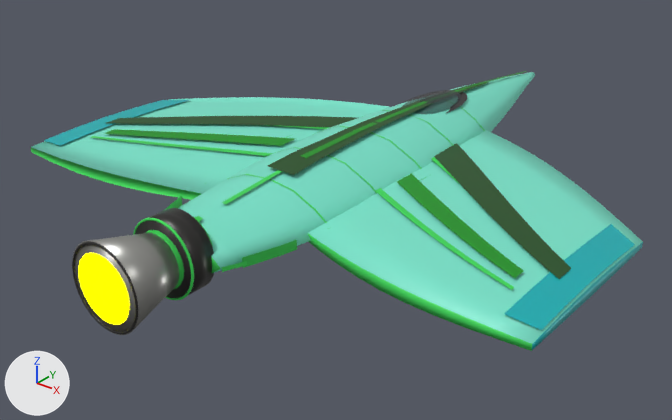
Two versions of the glTF model ThoriumGap_JS/models/Ship_ManraRay_766613.glb, one commit apart.
Rendered twice from a 50 mm lens placed at (5.89, -8.33, 4.11), pointed at (-0.15, -0.77, -0.57). Arrows for +X, +Y and +Z are at lower left; the lights stay in place. The first picture is the older version. Where no turn or scale is listed for an object, it has been applied to the vertices.

In view in the first picture: 'DorsalKeel_DarkCenterSpine', 'EngineBell_CentralMainRocketNozzle', 'EngineEmitter', 'EngineGill_Right_AftExhaustVent', 'EngineMount_AftCentralTailBlock', 'EngineMount_AftOuterTrimRing', 'Fuselage_CentralRayHull_FacetedAeroBody', 'HullPanelBand_01_RayBodyContour', 'HullPanelBand_02_RayBodyContour', 'HullPanelBand_03_RayBodyContour', 'HullPanelBand_04_RayBodyContour', 'HullPanelBand_05_RayBodyContour', 'PaintDorsalSweep_PrimaryMantaArrow', 'PaintWingSweep_Left_PrimaryLongArc_Top', 'PaintWingSweep_Left_SecondaryLowerArc_Top', 'PaintWingSweep_Right_PrimaryLongArc_Top', 'PaintWingSweep_Right_SecondaryLowerArc_Top', 'WingPanelLine_Left_PrimaryRayBone_Top', 'WingPanelLine_Left_RearRayBone_Top', 'WingPanelLine_Right_PrimaryRayBone_Top', 'WingPanelLine_Right_RearRayBone_Top', 'WingTipTrim_Right_HardCutOuterPlate_Top', 'Wing_Left_MantaAerofoil', 'Wing_Right_MantaAerofoil' and 8 more.
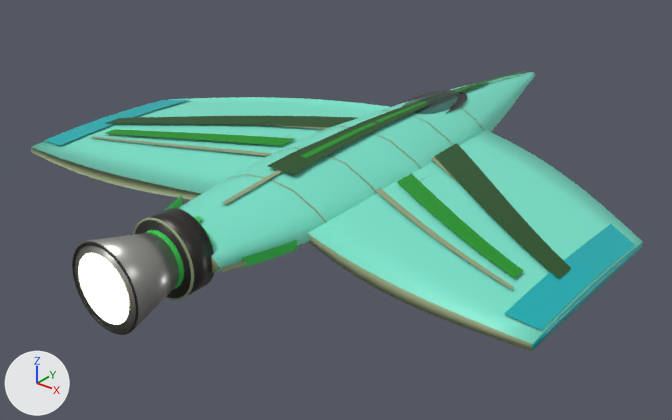
Where the change shows, as pixel boxes [x1, y1, x2, y2] in the pictures (672 x 420 px):
'Wing_Right_MantaAerofoil', recoloured
    both: [308, 130, 535, 351]
'Fuselage_CentralRayHull_FacetedAeroBody', recoloured
    both: [187, 108, 486, 273]
'Wing_Left_MantaAerofoil', recoloured
    both: [31, 126, 324, 200]
'EngineEmitter', recoloured (yellow to beige)
    both: [78, 253, 129, 325]
'WingPanelLine_Right_RearRayBone_Top', recoloured
    both: [376, 188, 514, 290]
'WingPanelLine_Left_RearRayBone_Top', recoloured
    both: [91, 136, 272, 156]
'EngineMount_AftOuterTrimRing', recoloured
    both: [133, 218, 194, 300]
'DorsalKeel_DarkCenterSpine', recoloured
    both: [222, 170, 282, 204]
'HullPanelBand_01_RayBodyContour', recoloured
    both: [245, 174, 327, 223]
'EngineGill_Right_AftExhaustVent', recoloured
    both: [222, 261, 247, 272]
'WingPanelLine_Right_PrimaryRayBone_Top', recoloured
    both: [431, 157, 461, 185]
'HullPanelBand_02_RayBodyContour', recoloured
    both: [328, 155, 377, 193]
'HullPanelBand_03_RayBodyContour', recoloured
    both: [319, 126, 422, 169]
'WingPanelLine_Left_PrimaryRayBone_Top', recoloured
    both: [273, 125, 330, 129]
'HullPanelBand_04_RayBodyContour', recoloured
    both: [418, 118, 454, 146]
'HullPanelBand_05_RayBodyContour', recoloured
    both: [462, 108, 485, 131]

What changed in the scene script:
```text
Change mat_ship_mantarayfamily_phantomray_clipped_ray_dorsal_sweeps_seed766613_panelline_darkgraphite:
    mat_ship_mantarayfamily_phantomray_clipped_ray_dorsal_sweeps_seed766613_panelline_darkgraphite.base_color: (0.0529, 0.723, 0.112) -> (0.33, 0.4, 0.22)  # green #41dd5e -> greyish green #9baa81
Change mat_engineglow:
    mat_engineglow.emission_color: (1.0, 1.0, 0.0) -> (0.62, 0.57, 0.4)  # yellow #ffff00 -> beige #cec7aa
```
